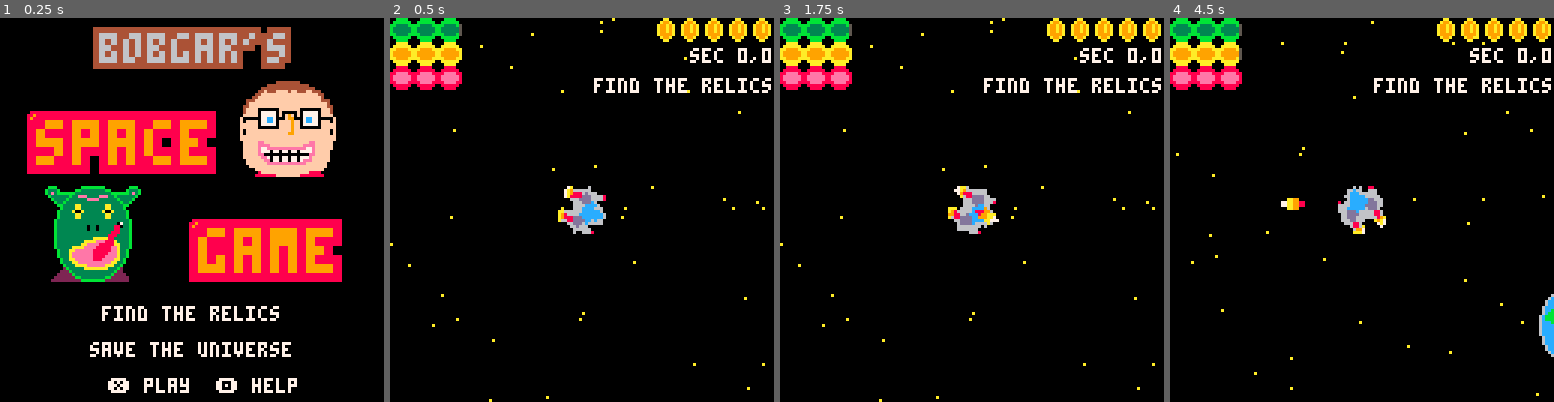
Above: before the commit, frames 1-4 (left to right).
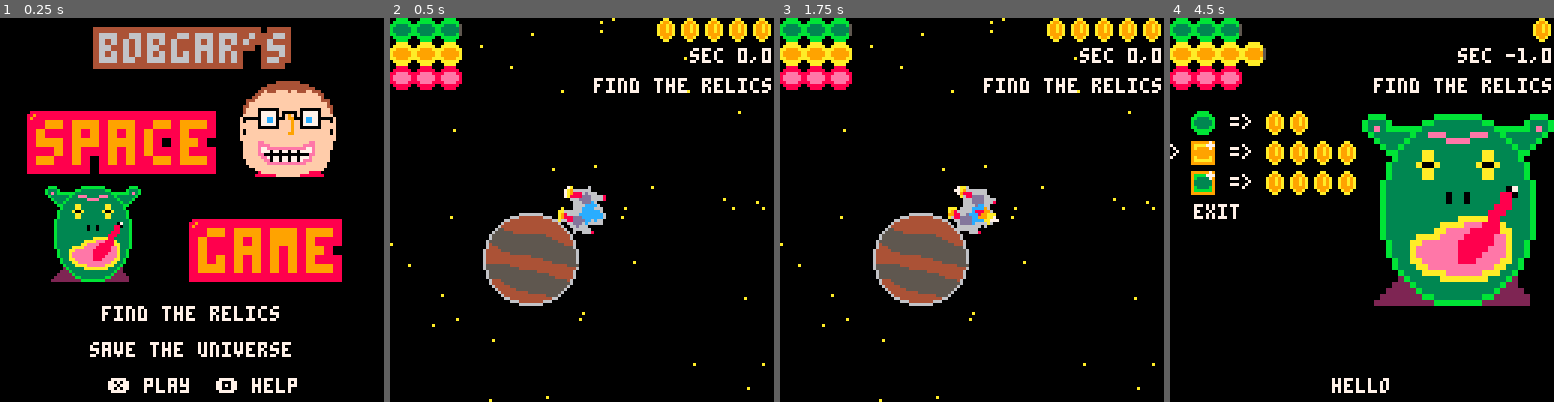
Above: after the commit, the same moments.

Repository: bobgar/pico-jam
Game: PICO-8 cartridge pico-jam.p8
The game is run twice, just before and just after one commit, with the same random seed, the same clock (stepped at 60 frames per second) and the same inputs.
Inputs:
- Up to frame 1 (0.25 s): no input
- Up to frame 2 (0.5 s): tap X (X key) at 0.33 s
- Up to frame 3 (1.75 s): tap O (Z key) at 0.7, 1.7 s; tap X (X key) at 1.07 s; hold Right from 1.6 s (still down)
- Up to frame 4 (4.5 s): tap X (X key) at 1.85, 2.97, 4.08 s; release Right at 2.1 s; tap O (Z key) every 0.4 s from 2.1 to 4.1 s; hold Up 2.15-2.42 s; hold Right 2.47-3.03 s; hold Left 3.08-3.58 s; hold Down 3.63-3.97 s; hold Right from 4.02 s (still down)

Frame 1 is identical in both runs. In frame 2, 4.8% of the frame differs, in the area x 24-50%, y 50-75%; in frame 3, 4.8%; in frame 4, 26%, in the area x 0-100%, y 0-99%.

Commit message:
better planet spawning

Diff:
--- a/space.lua
+++ b/space.lua
@@ -1,7 +1,7 @@
 function spaceinit()
   _update = updatespace
   _draw = drawspace
-  inittimeforseeds = (stat(85)*0.001 + stat(84)*0.001*60 + stat(83)*0.001*60*60 + stat(82)*0.001*60*60*24) * stat(81)
+  inittimeforseeds = flr((stat(85) + stat(84) + stat(83)*0.001*60*60 + stat(82)*0.001*60*60*24))-- * stat(81)
   --dbgprintplanetcounts()
   sectorsize = 512
   halfsectorsize = sectorsize/2
@@ -562,9 +562,8 @@
 
 function changeSectors()
   planets = {}
-  i=0
-  for dx= -1 , 1, 1 do
-    for dy= -1 , 1, 1 do
+  for dx= -1 , 1 do
+    for dy= -1 , 1 do
       --print(dx .. ',' .. dy,32+dx*24,32+dy*24)
       addplanetsforsector(dx,dy)
     end
@@ -589,45 +588,46 @@
   end
 end
 
-function dbgprintplanetcounts()
-  printh(inittimeforseeds)
-  for i=-100,100, 10 do
-    srand(i * 113 + 0 * 17 + inittimeforseeds)
-    printh("i = " .. i .. " planets = " .. flr((rnd()*.5+.5) * (1/ (.05 * abs(i) + 1)) * 10))
-  end
-end
+-- function dbgprintplanetcounts()
+--   printh(inittimeforseeds)
+--   for i=-100,100, 10 do
+--     srand(i * 113 + 0 * 17 + inittimeforseeds)
+--     printh("i = " .. i .. " planets = " .. flr((rnd()*.5+.5) * (1/ (.05 * abs(i) + 1)) * 10))
+--   end
+-- end
 
 function addplanetsforsector(dsx,dsy)
   local sx = location.sectorx+dsx
   local sy = location.sectory+dsy
   local sd = abs(sx) + abs(sy)
-  srand(sx * 113 + sy * 17 + inittimeforseeds)
+  printh("seed for sx " .. sx .. " ,sy " .. sy .. " = " .. (sx * 113 + sy * 17 + inittimeforseeds))
+  srand(sx * 43 + sy * 47 + inittimeforseeds)
   --generate at most 10 planets
   local planetcount = flr((rnd()*.5+.5) * (1/ (.05 * abs(i) + 1)) * 10)
   for j=1 , planetcount do
     planettype = rndi(3)
-    planets[i] = {x= rnd(sectorsize)+dsx*sectorsize, y=rnd(sectorsize)+dsy*sectorsize, type="planet",  planettype=planettype, shop={} }
+    local planet =  {x= rnd(sectorsize)+dsx*sectorsize, y=rnd(sectorsize)+dsy*sectorsize, type="planet",  planettype=planettype, shop={} }
+    add(planets, planet)
     if(planettype == 1) then
-      planets[i]['shop'][1] = {type="food", cost=rndi(3)}
-      planets[i]['shop'][2] = {type="fuel", cost=rndi(3)}
-      planets[i]['shop'][3] = {type="health", cost=rndi(3)}
+      planet['shop'][1] = {type="food", cost=rndi(3)}
+      planet['shop'][2] = {type="fuel", cost=rndi(3)}
+      planet['shop'][3] = {type="health", cost=rndi(3)}
     elseif(planettype == 2) then
-      if rnd() < .35 then planets[i]['rumor'] = rndi(#relics) end
-      planets[i]['shop'] = addshopitems({
+      if rnd() < .35 then planet['rumor'] = rndi(#relics) end
+      planet['shop'] = addshopitems({
       {prob=1.1, item={type="food",cost=rndi(3)}},
       {prob=0.5, item={type="fuel",cost=rndi(3)}},
       {prob=0.5, item={type="fuelupgrade", cost=rndi(3)+2}},
       {prob=0.5, item={type="foodupgrade", cost=rndi(3)+2}}})
-      --planets[i]['shop'][1] = {type="fuel", cost=1}
+      --planet['shop'][1] = {type="fuel", cost=1}
     elseif(planettype == 3) then
-      if rnd() < .65 then planets[i]['rumor'] = rndi(#relics) end
-      planets[i]['shop'] = addshopitems({
+      if rnd() < .65 then planet['rumor'] = rndi(#relics) end
+      planet['shop'] = addshopitems({
         {prob=1.1, item={type="health", cost=rndi(3)}},
         {prob=0.5, item={type="fuel",cost=rndi(3)}},
         {prob=0.5, item={type="fuelupgrade", cost=rndi(3)+2}},
         {prob=0.5, item={type="healthupgrade", cost=rndi(3)+2}}})
     end
-    i+=1
   end
 end
 
